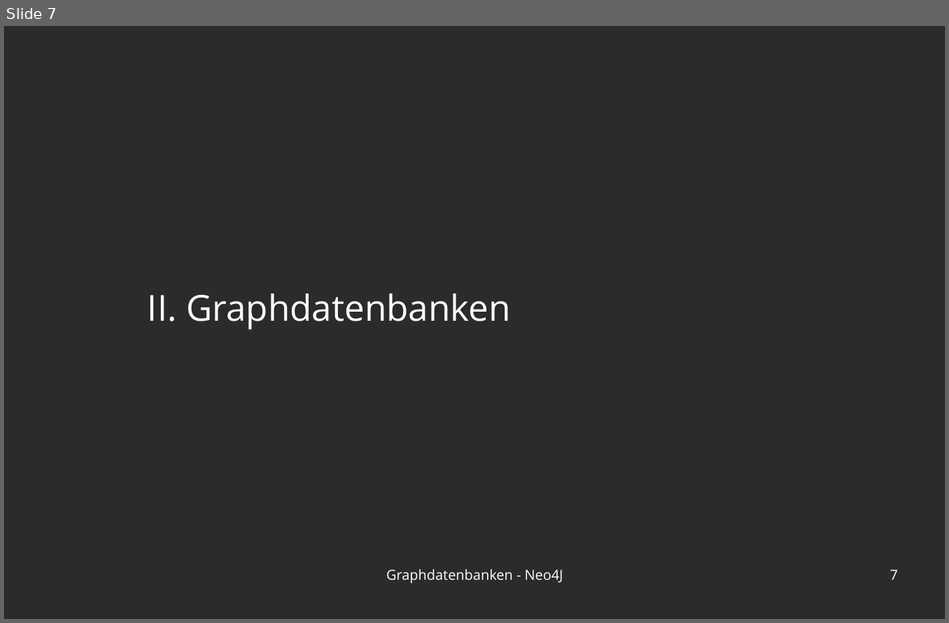
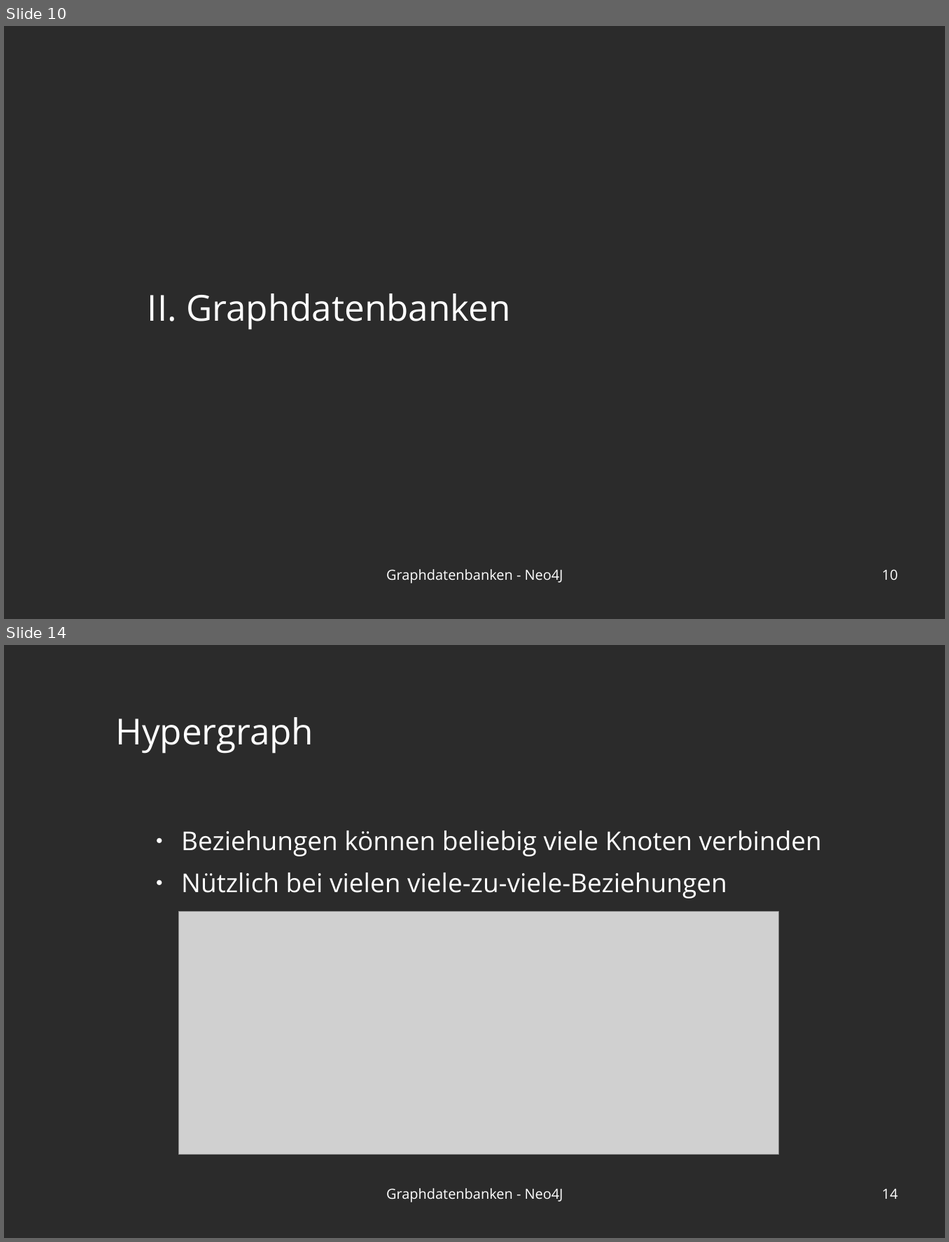
Before and after one commit to blublab/ais, a slide deck: praesi.odp. Shown one above the other, each under a label of ours: slide 7 before the commit, slides 10 and 14 after it; the slides between them are not shown. The pictures are 949x623 and 949x1242 pixels, drawn with LibreOffice and Linux fonts; fonts in the diff are those of the drawing; grey boxes stand for pictures; background and template pictures are left out; a plain dark background stands for a picture behind light text. Boxes give left, top, right and bottom in pixels: in the first picture for what was removed or moved away, otherwise in the second. Text is boxed around its words. In the diff, an @@ line names an element or a change of style, - is before the commit and + after.

```diff
--- a/praesi.odp
+++ b/praesi.odp
@@ slide 14 added at (x1=4, y1=645, x2=945, y2=1238), background picture (left out) @@
@@ title added at (x1=115, y1=717, x2=313, y2=753), 36 pt, text #FFFFFF @@
+Hypergraph
@@ text added at (x1=181, y1=831, x2=822, y2=898), 26 pt, text #FFFFFF @@
+● Beziehungen können beliebig viele Knoten verbinden
+● Nützlich bei vielen viele-zu-viele-Beziehungen
@@ picture added at (x1=179, y1=911, x2=778, y2=1154) @@
@@ text added at (x1=386, y1=1188, x2=563, y2=1202), 14 pt, text #FFFFFF @@
+Graphdatenbanken - Neo4J
@@ page number added at (x1=882, y1=1188, x2=898, y2=1199), 14 pt, text #FFFFFF @@
+14
@@ what was slide 7 is now slide 10 @@
@@ page number at (x1=882, y1=569, x2=898, y2=580): text changed @@
-7
+10
```
Also in this commit, not shown: 7 slides changed, 13 other slides added, 3 slides removed, 51 other files.
